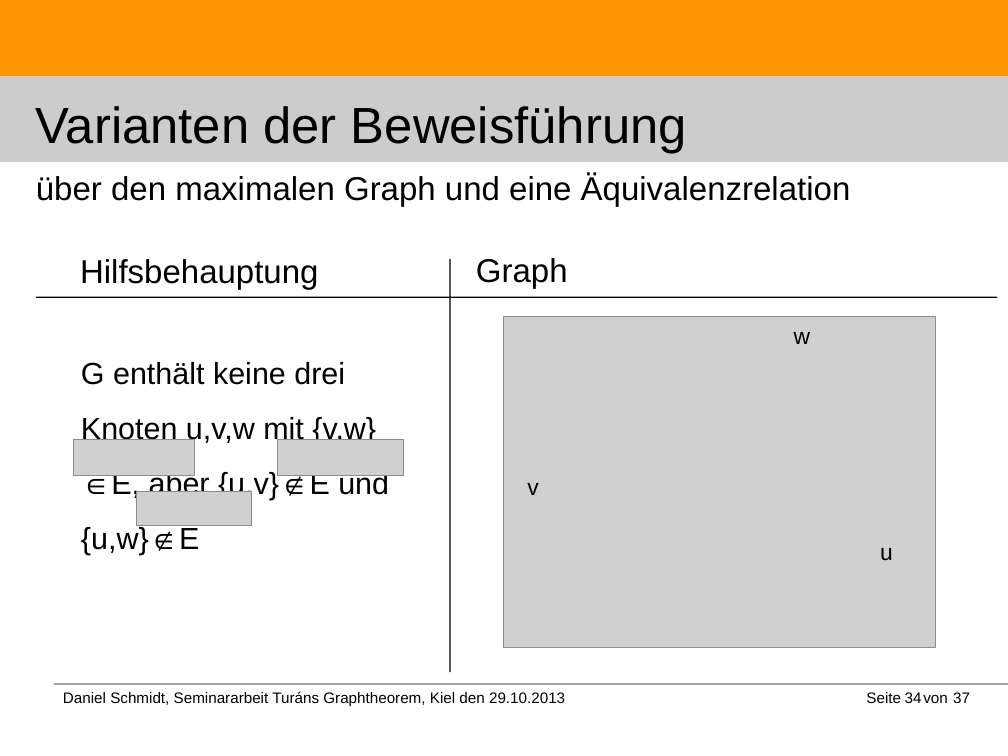
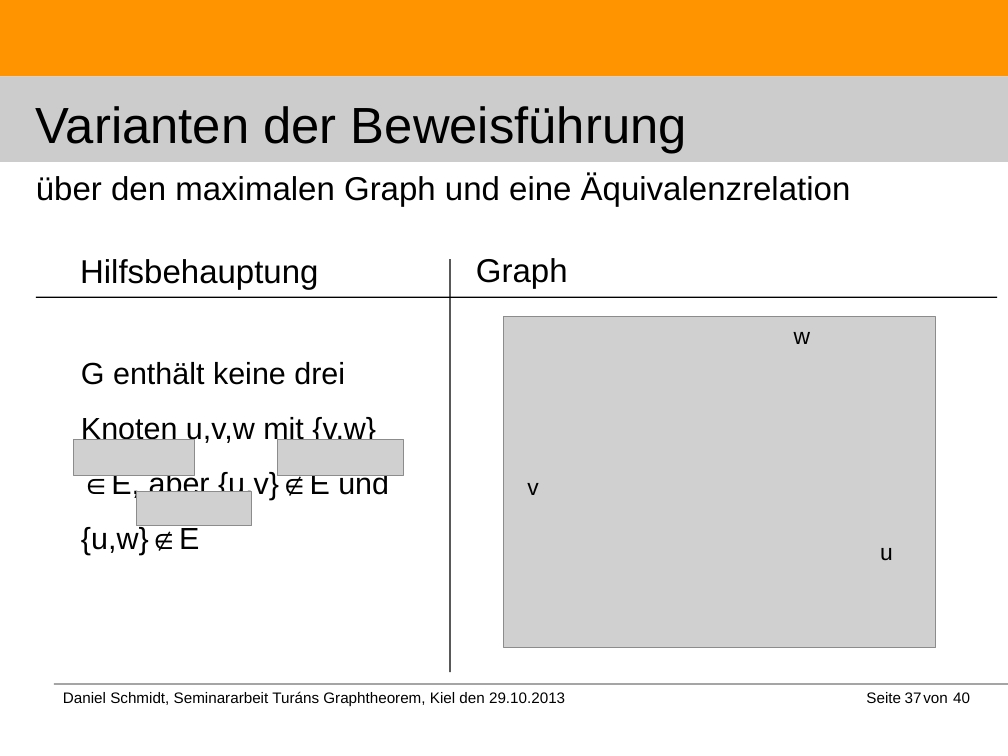
Before and after one commit to DanielMSchmidt/kombinatorik, a slide deck: slide 37 of Kombinatorik.odp (slide 34 before the commit). Drawn at 1008x756 pixels with LibreOffice and Linux fonts; fonts in the diff are those of the drawing; grey boxes stand for pictures. Boxes give left, top, right and bottom in pixels: in the first picture for what was removed or moved away, otherwise in the second. Text is boxed around its words. In the diff, an @@ line names an element or a change of style, - is before the commit and + after.

```diff
--- a/Kombinatorik.odp
+++ b/Kombinatorik.odp
@@ page number: place and size @@
-page number at box(953, 692, 970, 703)
+page number at box(905, 692, 922, 703)
@@ page number removed at box(905, 692, 922, 703) @@
-34
@@ text added at box(953, 692, 970, 703), 12 pt, text #000000 @@
+40
```
Also in this commit, not shown: 35 other slides changed, 3 slides added.
